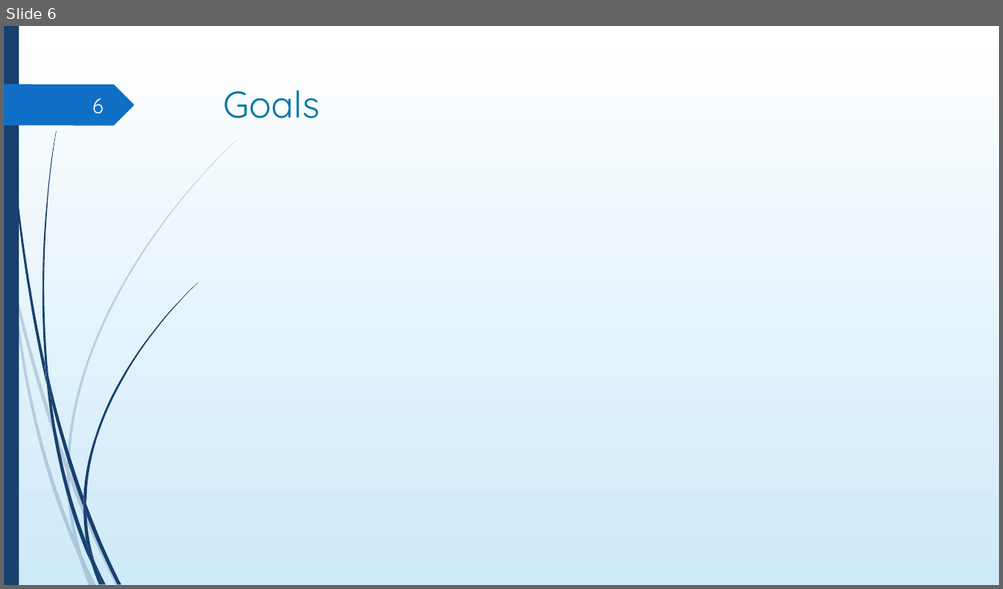
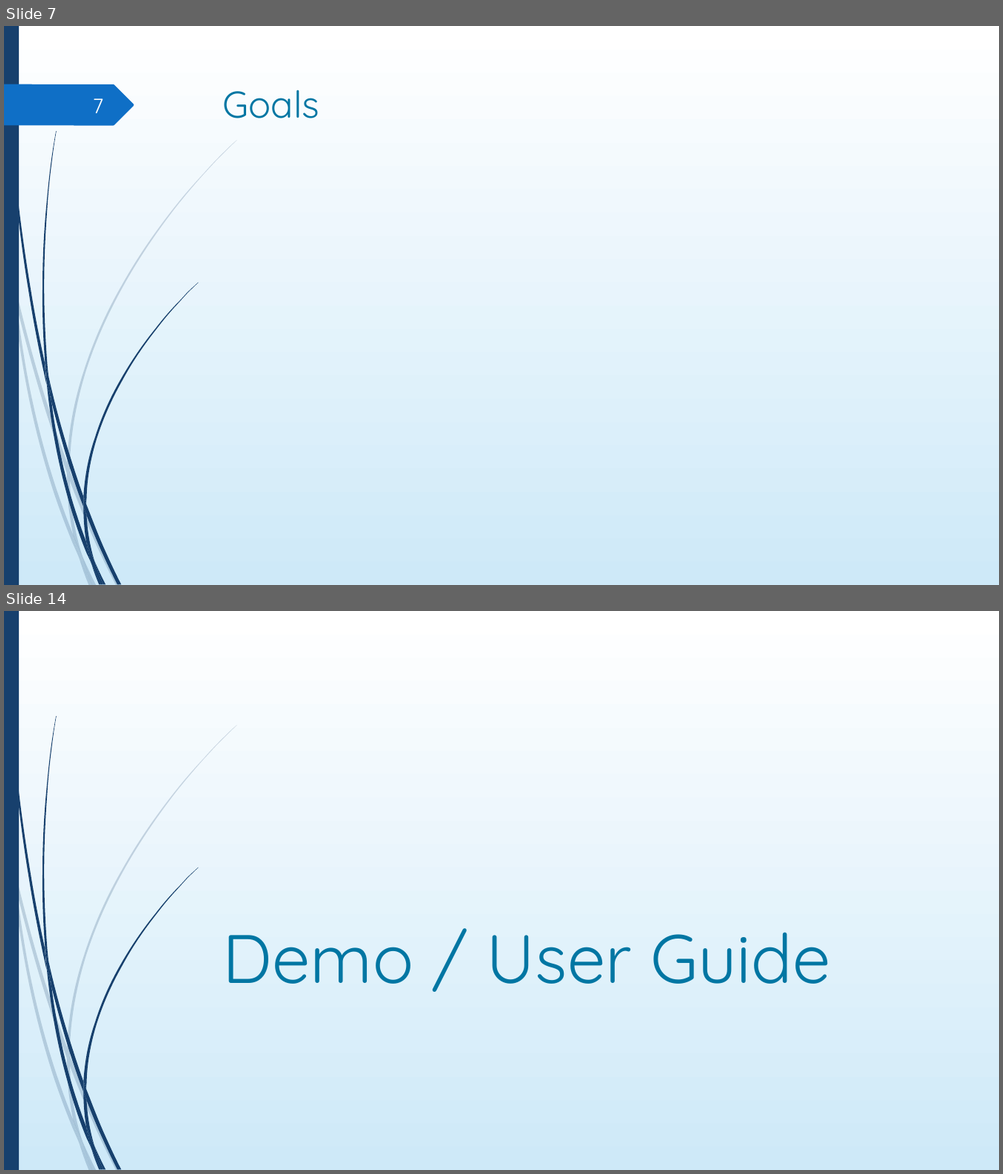
Before and after one commit to DigiBP/digibp-monterosa, a slide deck: Doc/DBP_presentation.pptx. Shown one above the other, each under a label of ours: slide 6 before the commit, slides 7 and 14 after it; the slides between them are not shown. The pictures are 1003x589 and 1003x1174 pixels, drawn with LibreOffice and Linux fonts; fonts in the diff are those of the drawing; background and template pictures are left out. Boxes give left, top, right and bottom in pixels: in the first picture for what was removed or moved away, otherwise in the second. Text is boxed around its words. In the diff, an @@ line names an element or a change of style, - is before the commit and + after.

```diff
--- a/Doc/DBP_presentation.pptx
+++ b/Doc/DBP_presentation.pptx
@@ slide 14 added at (x1=4, y1=611, x2=999, y2=1170), background gradient #FFFFFF to #CEEAF9; not listed: 23 template elements that a slide beside it also shows @@
@@ title added at (x1=222, y1=932, x2=831, y2=984), 66 pt, text #0076A3 @@
+Demo / User Guide
@@ what was slide 6 is now slide 7 @@
@@ page number at (x1=93, y1=99, x2=104, y2=113): text changed @@
-6
+7
```
Also in this commit, not shown: 2 slides changed, 7 other slides added, 1 slide removed, 3 other files.
